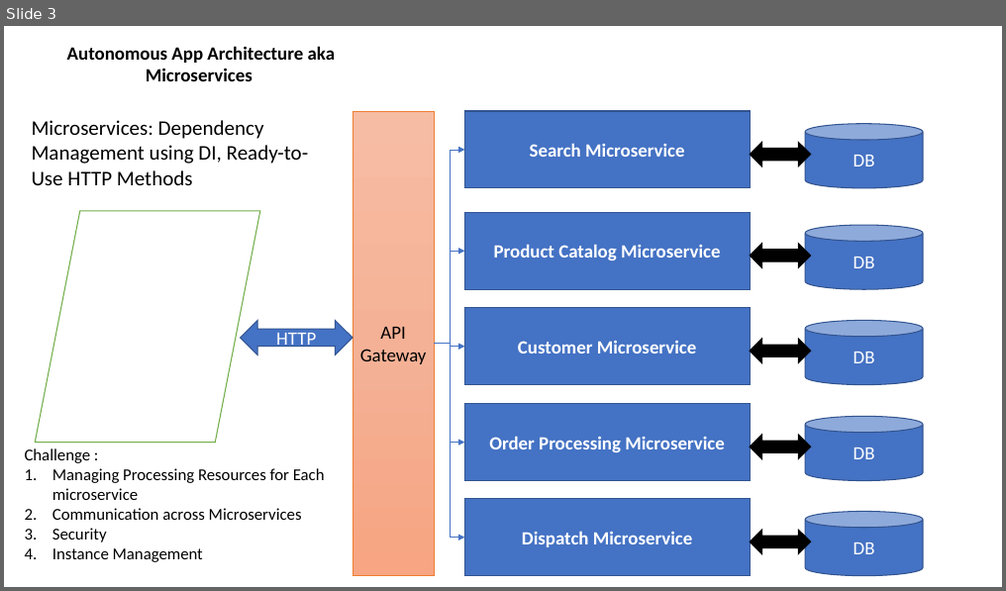
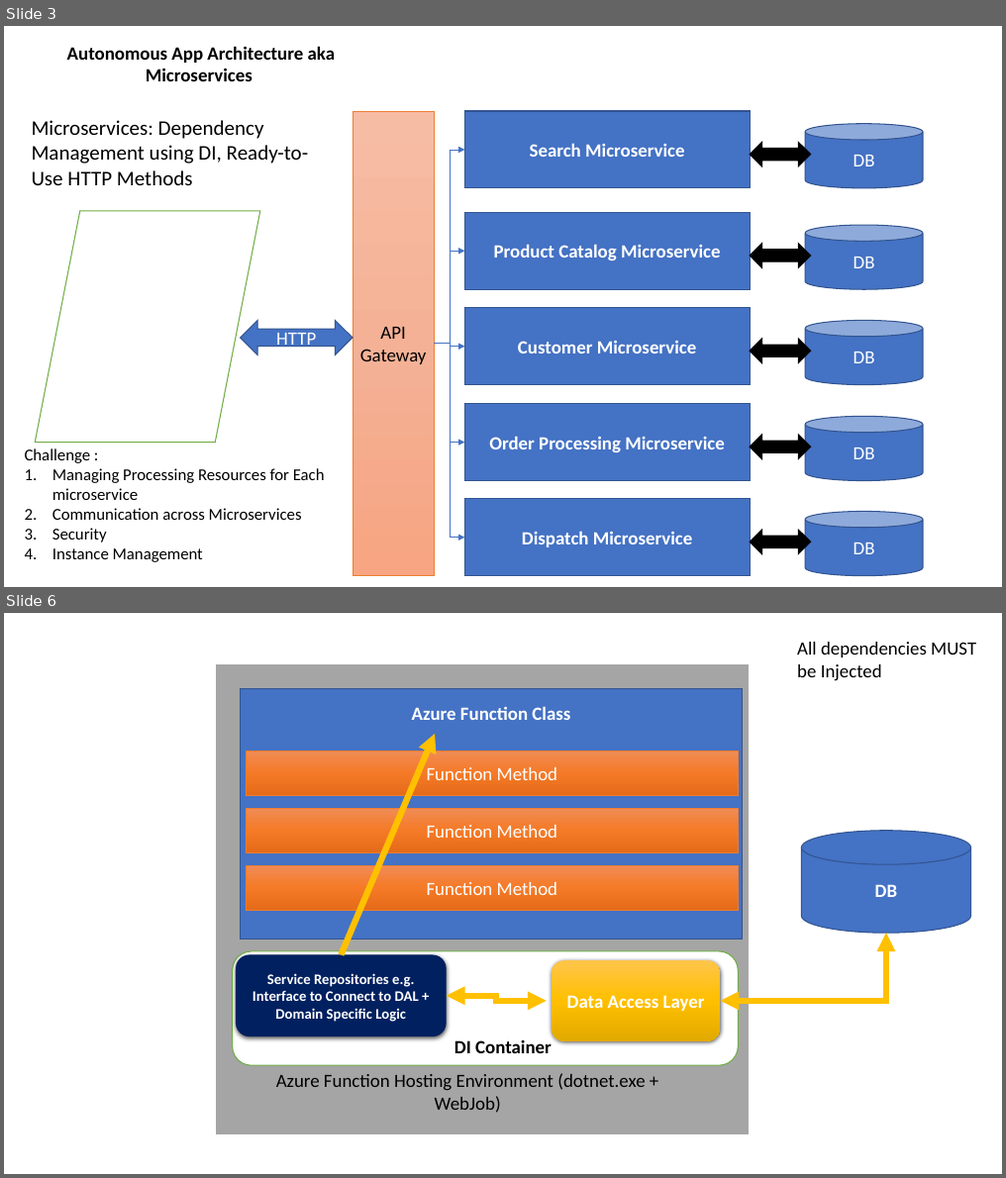
Before and after one commit to maheshsabnis/FunctionMay, a slide deck: Training_Images.pptx. Shown one above the other, each under a label of ours: slide 3 before the commit, slides 3 and 6 after it; the slides between them are not shown. The pictures are 1006x591 and 1006x1178 pixels, drawn with LibreOffice and Linux fonts; fonts in the diff are those of the drawing. Boxes give left, top, right and bottom in pixels: in the first picture for what was removed or moved away, otherwise in the second. Text is boxed around its words. In the diff, an @@ line names an element or a change of style, - is before the commit and + after.

```diff
--- a/Training_Images.pptx
+++ b/Training_Images.pptx
@@ slide 6 added at (4, 613, 1002, 1174), background #FFFFFF @@
@@ text added at (797, 642, 976, 681), 18 pt, text #000000 @@
+All dependencies MUST be Injected
@@ rectangle added at (216, 663, 749, 1136), fill #A5A5A5, outline #FFFFFF 1.5 pt @@
@@ rectangle added at (240, 688, 743, 940), fill #4472C4, outline #325491 1 pt, 18 pt, text #FFFFFF, bold @@
+Azure Function Class
@@ rectangle added at (246, 751, 738, 796), fill gradient #F18C57 to #F67B28 to #E56C19, outline #ED7D31 0.5 pt, 18 pt, text #FFFFFF @@
+Function Method
@@ arrow added from (341, 956) to (436, 734), #FFC000 6 pt @@
@@ rectangle added at (246, 808, 738, 854), fill gradient #F18C57 to #F67B28 to #E56C19, outline #ED7D31 0.5 pt, 18 pt, text #FFFFFF @@
+Function Method
@@ cylinder added at (801, 831, 971, 934), fill #4472C4, outline #325491 1 pt, 18 pt, text #FFFFFF, bold @@
+DB
@@ rectangle added at (246, 865, 738, 910), fill gradient #F18C57 to #F67B28 to #E56C19, outline #ED7D31 0.5 pt, 18 pt, text #FFFFFF @@
+Function Method
@@ elbow double arrow added from (721, 1001) to (887, 934), #FFC000 6 pt @@
@@ rounded rectangle added at (233, 952, 739, 1065), fill #FFFFFF, outline #70AD47 1 pt @@
@@ rounded rectangle added at (236, 956, 447, 1037), fill #002060, 14 pt, text #FFFFFF, bold @@
+Service Repositories e.g.
+Interface to Connect to DAL + Domain Specific Logic
@@ rounded rectangle added at (551, 960, 721, 1042), fill gradient #FFC64B to #FFC000 to #E3AB00, 18 pt, text #FFFFFF, bold @@
+Data Access Layer
@@ elbow double arrow added from (447, 996) to (546, 1001), #FFC000 6 pt @@
@@ text added at (454, 1041, 551, 1054), 18 pt, text #000000, bold @@
+DI Container
@@ text added at (276, 1073, 645, 1113), 18 pt, text #000000 @@
+Azure Function Hosting Environment (dotnet.exe + WebJob)
```
Also in this commit, not shown: 2 slides changed, 3 other slides added, 23 other files.
